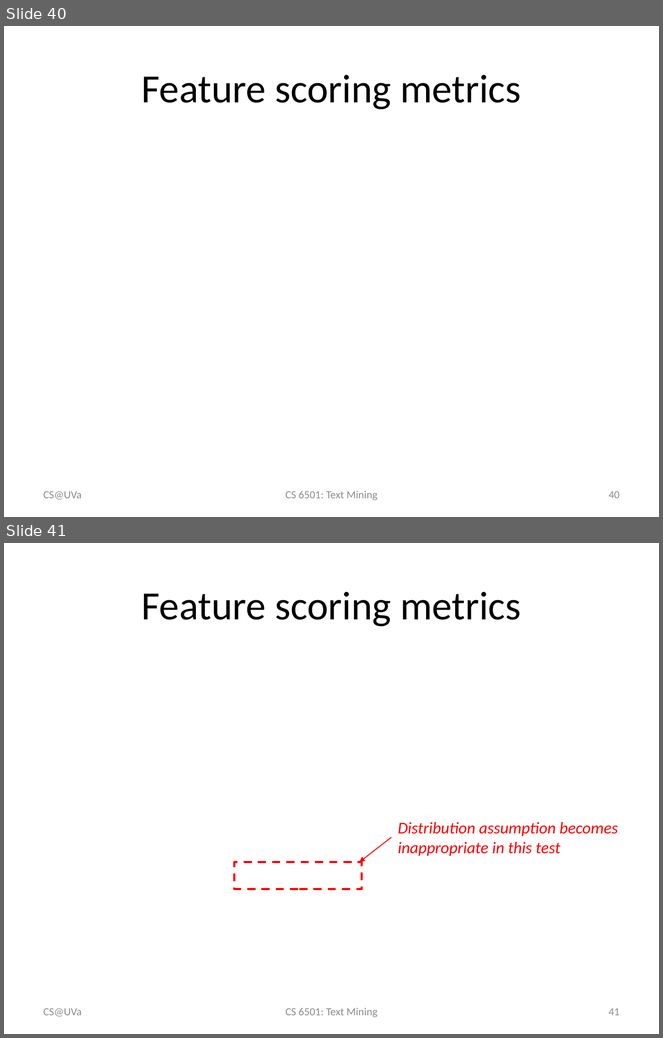
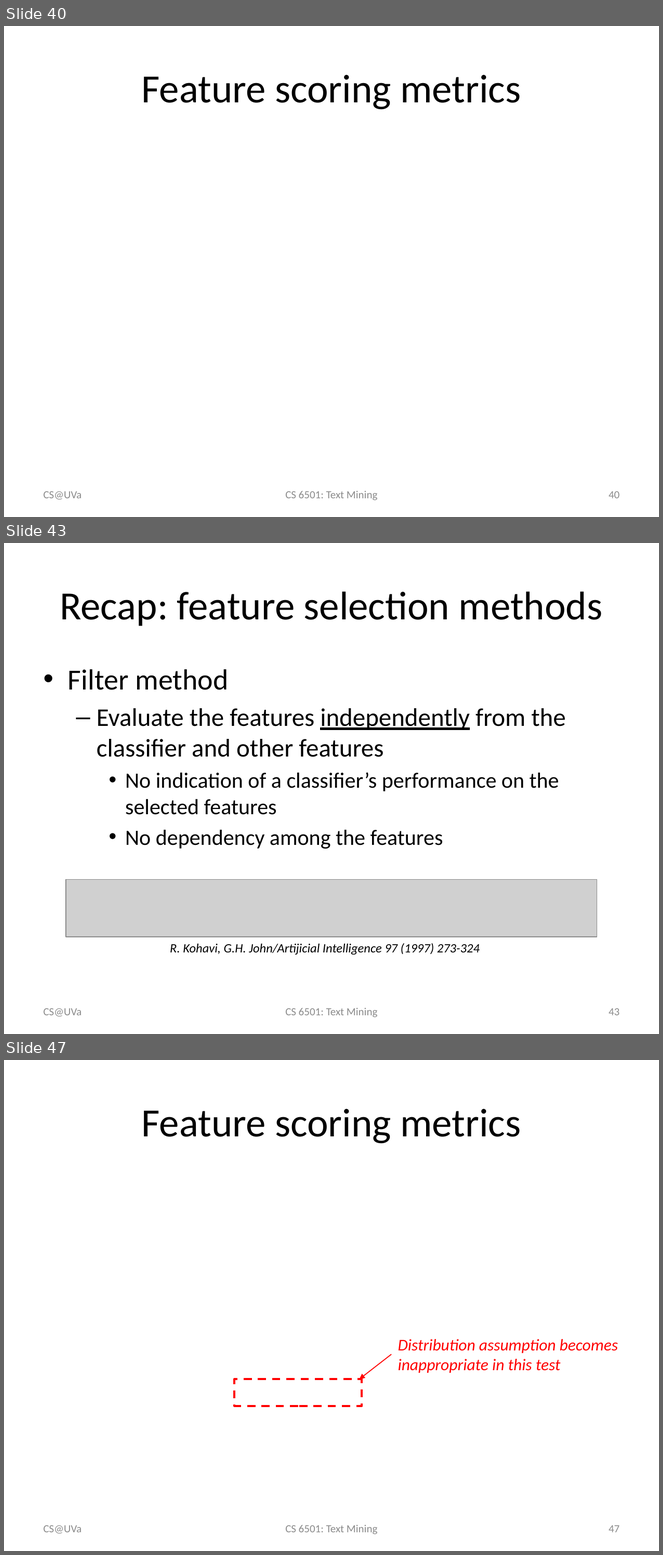
Before and after one commit to wang296/CS6501-Text-Mining, a slide deck: docs/TextCategorization.pptx. Shown one above the other, each under a label of ours: slides 40 and 41 before the commit, slides 40, 43 and 47 after it; the slides between them are not shown. The pictures are 663x1038 and 663x1555 pixels, drawn with LibreOffice and Linux fonts; fonts in the diff are those of the drawing; grey boxes stand for pictures. Boxes give left, top, right and bottom in pixels: in the first picture for what was removed or moved away, otherwise in the second. Text is boxed around its words. In the diff, an @@ line names an element or a change of style, - is before the commit and + after.

```diff
--- a/docs/TextCategorization.pptx
+++ b/docs/TextCategorization.pptx
@@ slide 43 added at (4,543,659,1034), background #FFFFFF @@
@@ title added at (60,591,603,626), 44 pt, text #000000 @@
+Recap: feature selection methods
@@ text added at (68,669,566,849), 24 pt, text #000000 @@
+• Filter method
+  – Evaluate the features independently from the classifier and other features
+    • No indication of a classifier’s performance on the selected features
+    • No dependency among the features
@@ picture added at (66,880,598,938) @@
@@ text added at (170,943,480,955), 14 pt, text #000000, italic @@
+R. Kohavi, G.H. John/Artijicial Intelligence 97 (1997) 273-324
@@ text added at (44,1008,82,1017), 12 pt, text #8C8C8C @@
+CS@UVa
@@ text added at (285,1008,377,1018), 12 pt, text #8C8C8C @@
+CS 6501: Text Mining
@@ page number added at (609,1008,620,1016), 12 pt, text #8C8C8C @@
+43
@@ what was slide 41 is now slide 47 @@
@@ page number at (609,1525,620,1533): text changed @@
-41
+47
```
Also in this commit, not shown: 1 slide changed, 5 other slides added, 5 other files.
